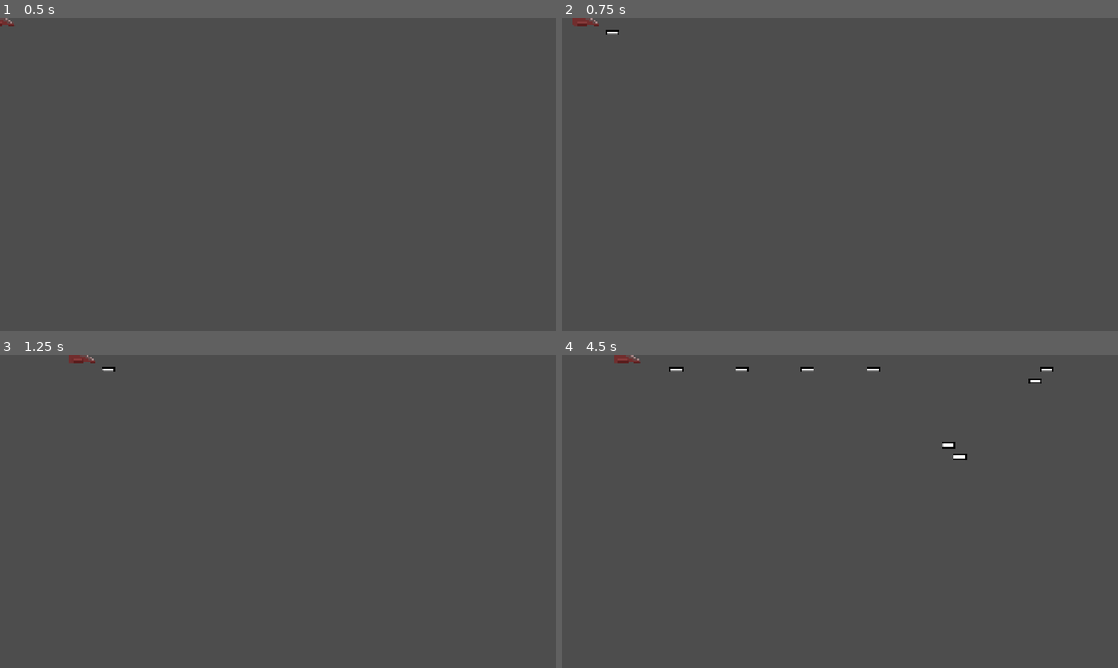
Above: before the commit, frames 1-4 (two rows, left to right).
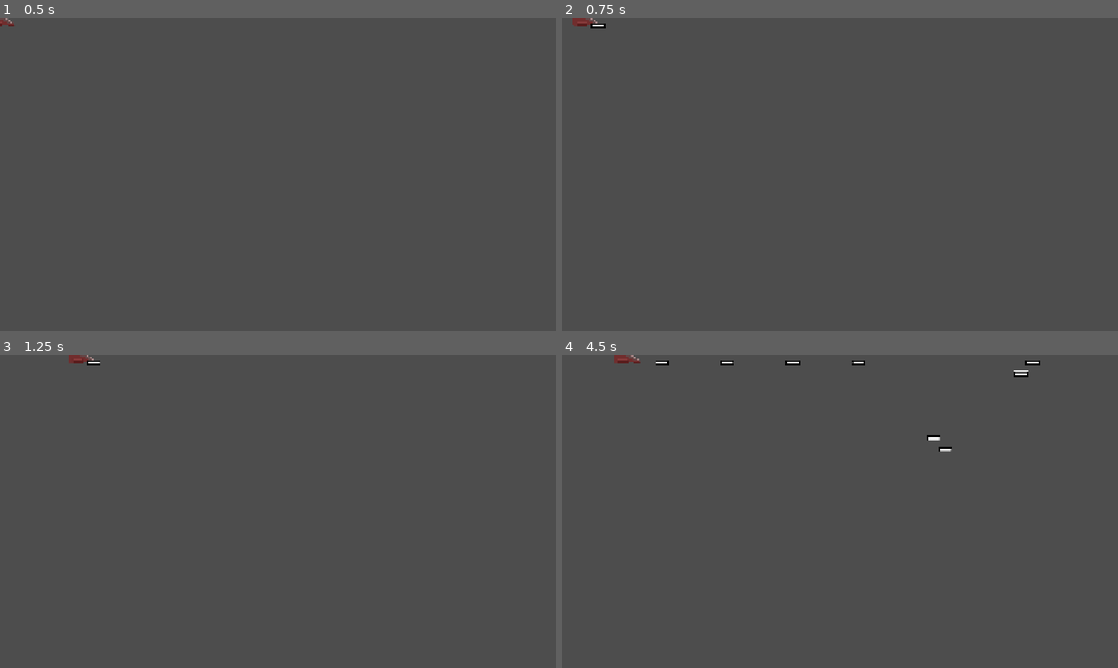
Above: after the commit, the same moments.

Repository: ShadeDepeche/scav-spacies
Game: Godot game, scene res://Ship.tscn
The game is run twice, just before and just after one commit, with the same random seed, the same clock (stepped at 60 frames per second) and the same inputs.
Inputs:
- Up to frame 1 (0.5 s): no input
- Up to frame 2 (0.75 s): tap Enter at 0.5 s; hold Right (move_right) from 0.53 s (still down); hold Z (shoot) from 0.53 s (still down)
- Up to frame 3 (1.25 s): keep holding Right (move_right); keep holding Z (shoot)
- Up to frame 4 (4.5 s): release Right (move_right) at 1.28 s; release Z (shoot) at 1.28 s; hold Down (move_down) 1.28-2.03 s; tap Z (shoot) at 1.35, 2.85, 4.35 s; hold Right (move_right) 2.03-2.78 s; hold Z (shoot) 2.03-2.78 s; hold Up (move_up) 2.78-3.53 s; hold Z (shoot) 3.53-4.28 s; hold Left (move_left) from 3.53 s (still down)

Frame 1 is identical in both runs. In frame 2, less than 0.1% of the frame differs, in the area x 5-11%, y 1-6%; in frame 3, less than 0.1%; in frame 4, 0.6%, in the area x 16-89%, y 1-34%.

Commit message:
Changed placement of Chamber to test pushing and pulling

Diff:
--- a/Ship.tscn
+++ b/Ship.tscn
@@ -32,7 +32,7 @@
 shape = SubResource("RectangleShape2D_h40nn")
 
 [node name="Chamber" type="Marker2D" parent="."]
-position = Vector2(100, 49)
+position = Vector2(50, 25)
 gizmo_extents = 0.0
 
 [node name="Timer" type="Timer" parent="."]
